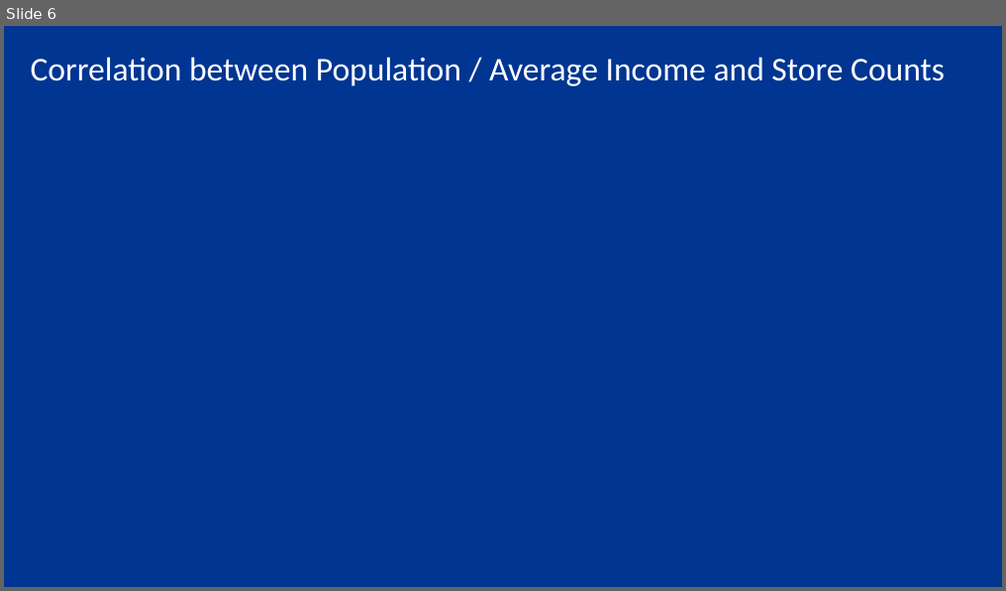
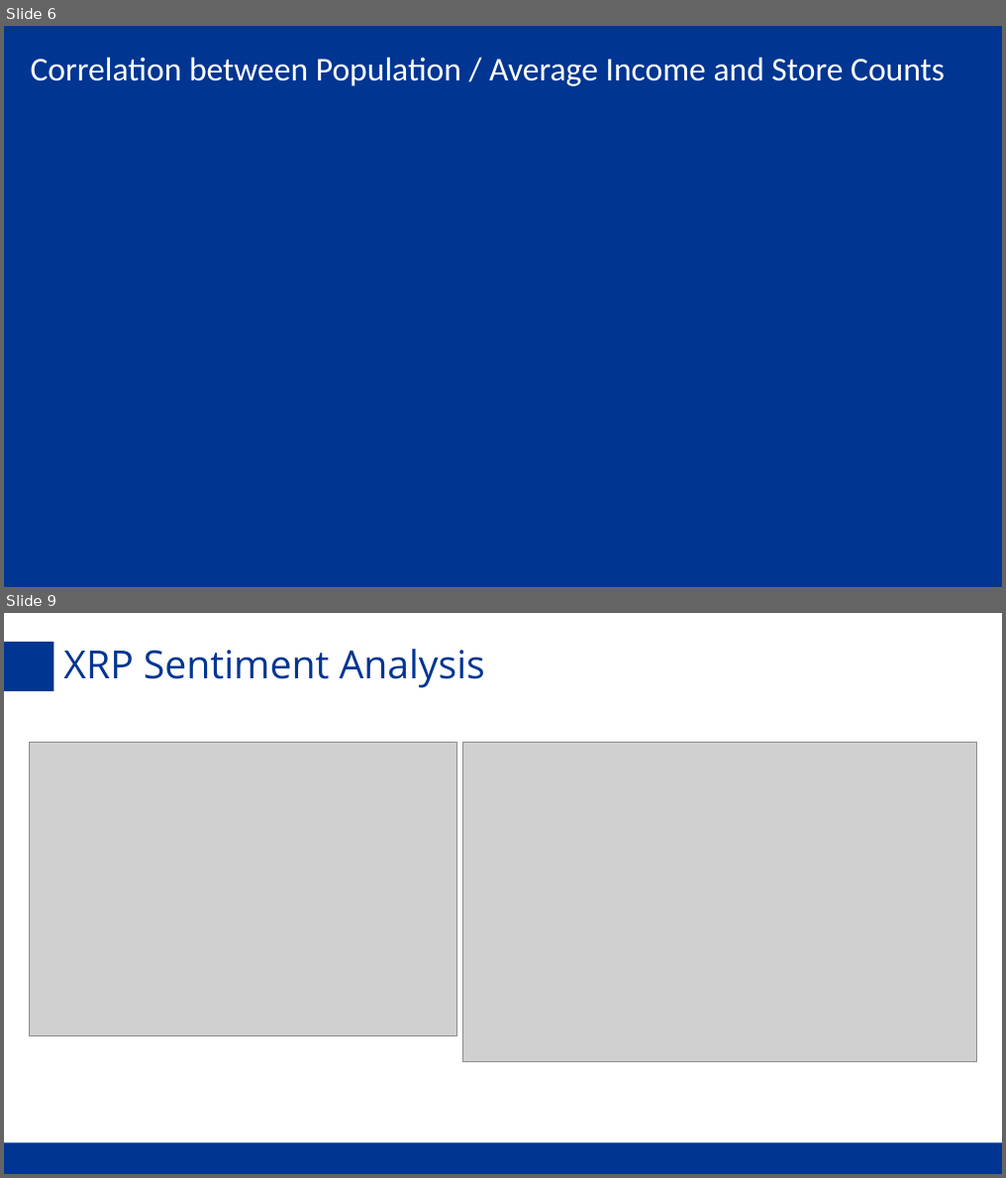
Before and after one commit to Fsalomon496/Crypto_Price_Prediction_Bot, a slide deck: Project_Two_XRP_Analysis.pptx. Shown one above the other, each under a label of ours: slide 6 before the commit, slides 6 and 9 after it; the slides between them are not shown. The pictures are 1006x591 and 1006x1178 pixels, drawn with LibreOffice and Linux fonts; fonts in the diff are those of the drawing; grey boxes stand for pictures; background and template pictures are left out. Boxes give left, top, right and bottom in pixels: in the first picture for what was removed or moved away, otherwise in the second. Text is boxed around its words. In the diff, an @@ line names an element or a change of style, - is before the commit and + after.

```diff
--- a/Project_Two_XRP_Analysis.pptx
+++ b/Project_Two_XRP_Analysis.pptx
@@ slide 9 added at <box>4,613,1002,1174</box>, background #FFFFFF @@
@@ rectangle added at <box>4,642,54,692</box>, fill #003592 @@
@@ title added at <box>63,649,485,688</box>, 28 pt, text #003592 @@
+XRP Sentiment Analysis
@@ picture added at <box>29,742,456,1036</box> @@
@@ picture added at <box>463,742,977,1062</box> @@
@@ rectangle added at <box>4,1143,1002,1173</box>, fill #003592 @@
```
Also in this commit, not shown: 1 slide changed, 2 other slides added, 11 other files.
